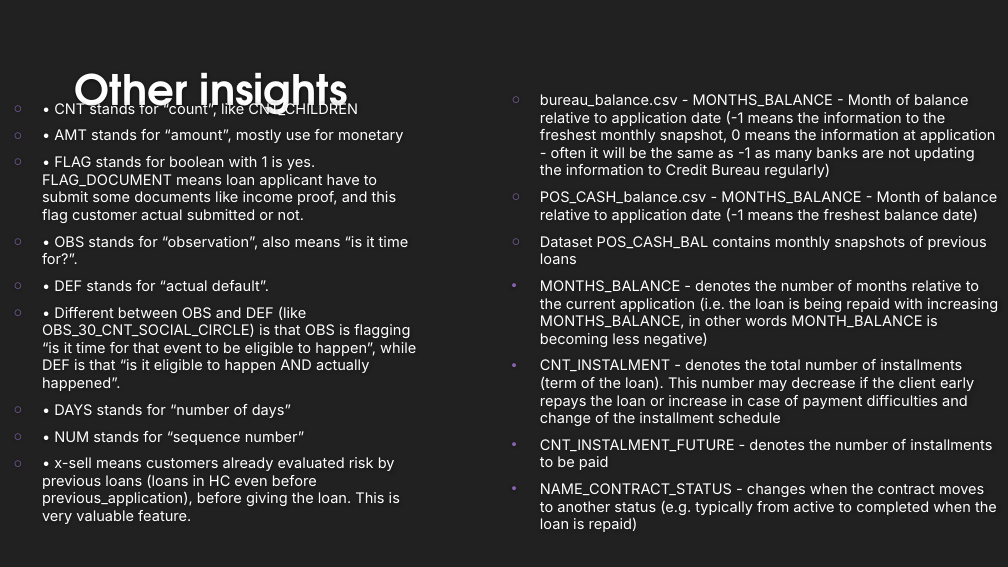
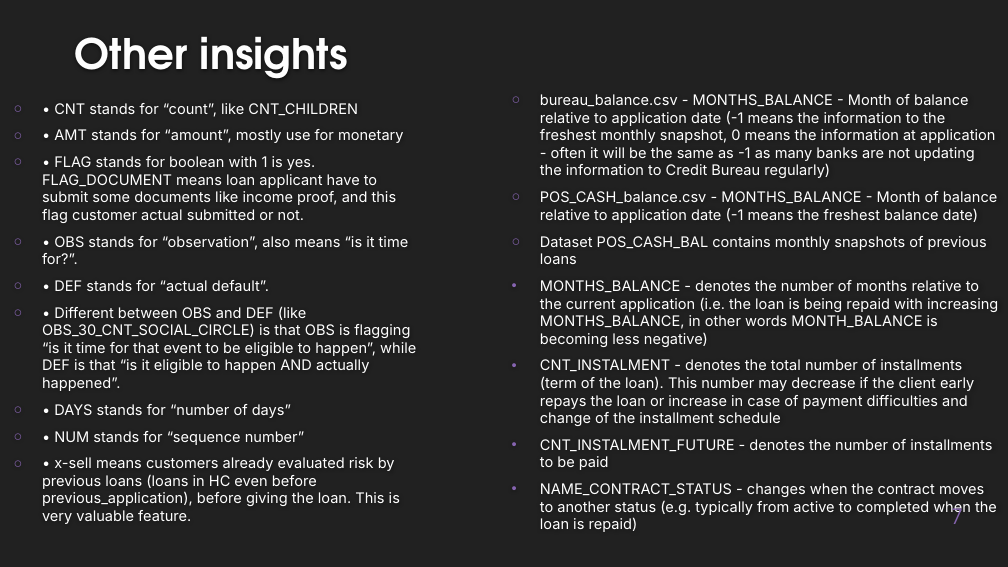
Before and after one commit to EtienneLardeur/P7_Scoring, a slide deck: slide 7 of P7_Support.pptx (slide 6 before the commit). Drawn at 1008x567 pixels with LibreOffice and Linux fonts; fonts in the diff are those of the drawing; background and template pictures are left out. Boxes give left, top, right and bottom in pixels: in the first picture for what was removed or moved away, otherwise in the second. Text is boxed around its words. In the diff, an @@ line names an element or a change of style, - is before the commit and + after.

```diff
--- a/P7_Support.pptx
+++ b/P7_Support.pptx
@@ title "Other insights": place and size @@
-title "Other insights" at bbox=[75, 72, 348, 117]
+title "Other insights" at bbox=[75, 36, 348, 79]
@@ page number added at bbox=[951, 504, 963, 524], 20 pt, text #8664B0 @@
+7
```
Also in this commit, not shown: 10 other slides changed, 3 slides added, 2 slides removed.
